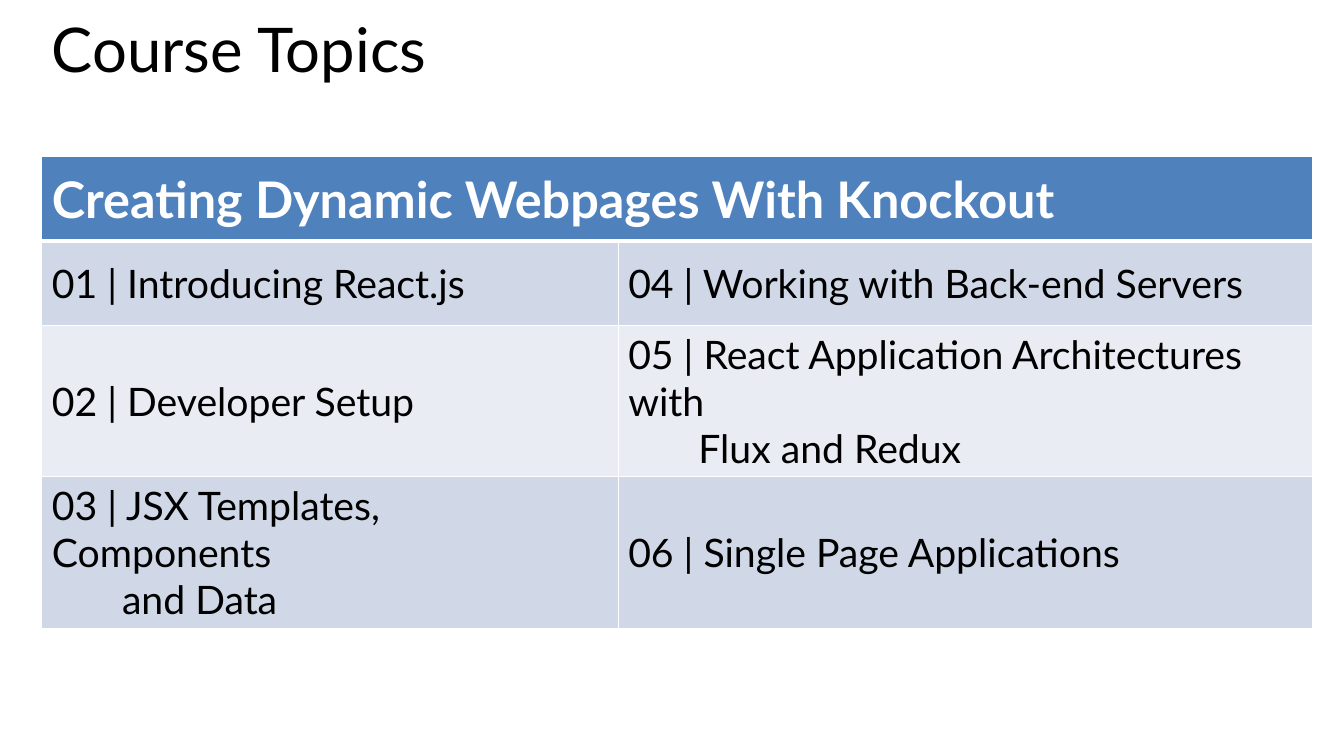
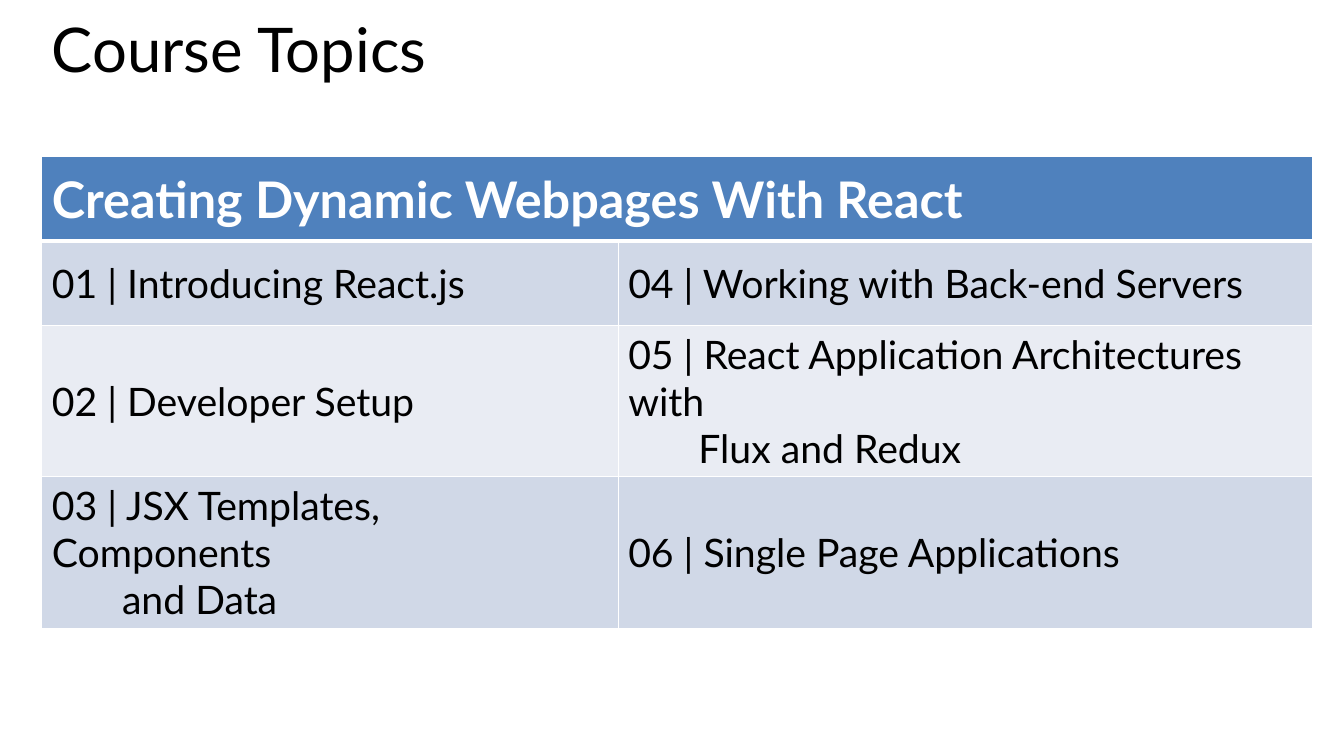
Before and after one commit to MicrosoftLearning/ReactJS, a slide deck: slide 4 of Slides/1 - Introducing React.pptx. Drawn at 1344x756 pixels with LibreOffice and Linux fonts; fonts in the diff are those of the drawing. Boxes give left, top, right and bottom in pixels: in the first picture for what was removed or moved away, otherwise in the second. Text is boxed around its words. In the diff, an @@ line names an element or a change of style, - is before the commit and + after.

```diff
--- a/Slides/1 - Introducing React.pptx
+++ b/Slides/1 - Introducing React.pptx
@@ table at box(41, 156, 1313, 619) @@
-row 1, column 1: Creating Dynamic Webpages With Knockout
+row 1, column 1: Creating Dynamic Webpages With React
```
Also in this commit, not shown: 2 other slides changed, 1 other file.
